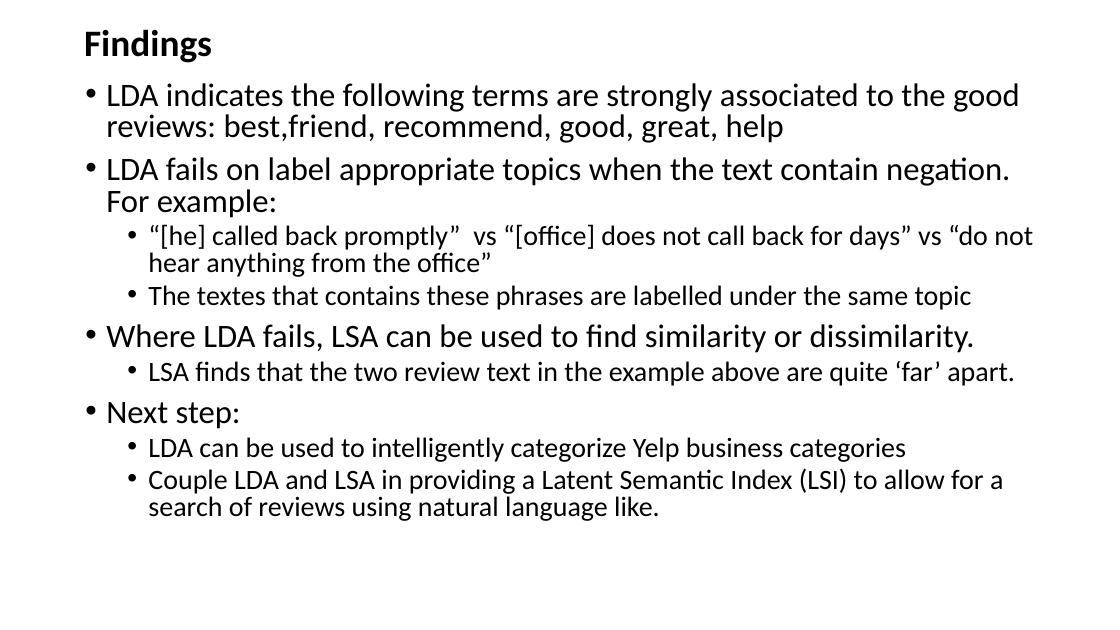
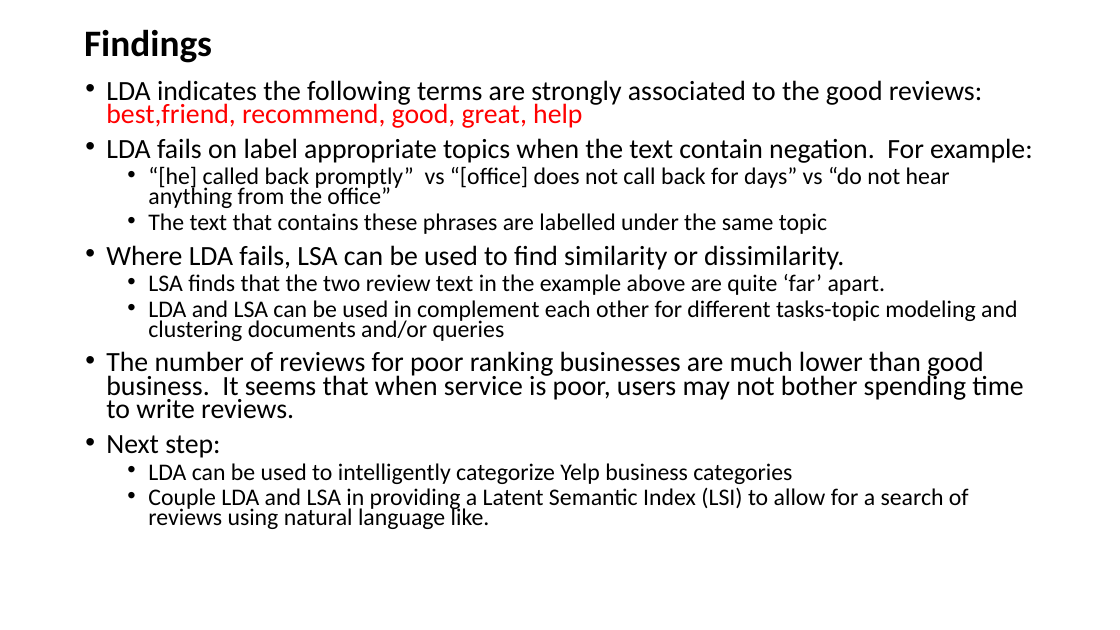
Before and after one commit to mdcRed/Capstone, a slide deck: slide 5 of doc/presentation/MyPresentation.pptx. Drawn at 1120x630 pixels with LibreOffice and Linux fonts; fonts in the diff are those of the drawing. Boxes give left, top, right and bottom in pixels: in the first picture for what was removed or moved away, otherwise in the second. Text is boxed around its words. In the diff, an @@ line names an element or a change of style, - is before the commit and + after.

```diff
--- a/doc/presentation/MyPresentation.pptx
+++ b/doc/presentation/MyPresentation.pptx
@@ text at [106, 80, 1032, 529]: size 28 to 23.8 pt in "LDA indicates the following terms are strongly ...", "LDA fails on label appropriate topics when ...", "Where LDA fails, LSA can be used ...", "Next step:"; text colour #000000 to #FF0000 in "best,friend, recommend, good, great, help"; size 24 to 20.4 pt in "“[he] called back promptly” vs “[office] does ...", "LSA finds that the two review text ...", "LDA can be used to intelligently categorize ...", "Couple LDA and LSA in providing a ..."; line spacing 0.8 to 0.7 @@
@@ text at [148, 213, 827, 234]: text changed; size 24 to 20.4 pt @@
-  • The textes that contains these phrases are labelled under the same topic
+  • The text that contains these phrases are labelled under the same topic
@@ text at [106, 300, 1023, 419]: paragraphs added @@
+  • LDA and LSA can be used in complement each other for different tasks-topic modeling and clustering documents and/or queries
+• The number of reviews for poor ranking businesses are much lower than good business. It seems that when service is poor, users may not bother spending time to write reviews.
```
Also in this commit, not shown: 1 other slide changed.
